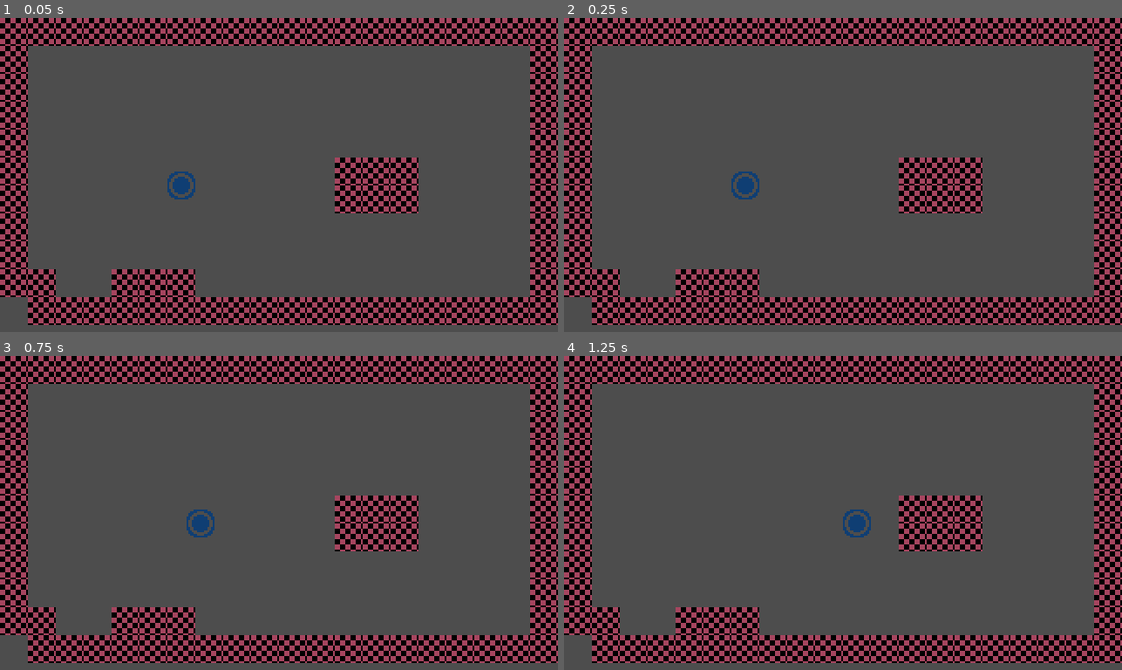
Above: before the commit, frames 1-4 (two rows, left to right).
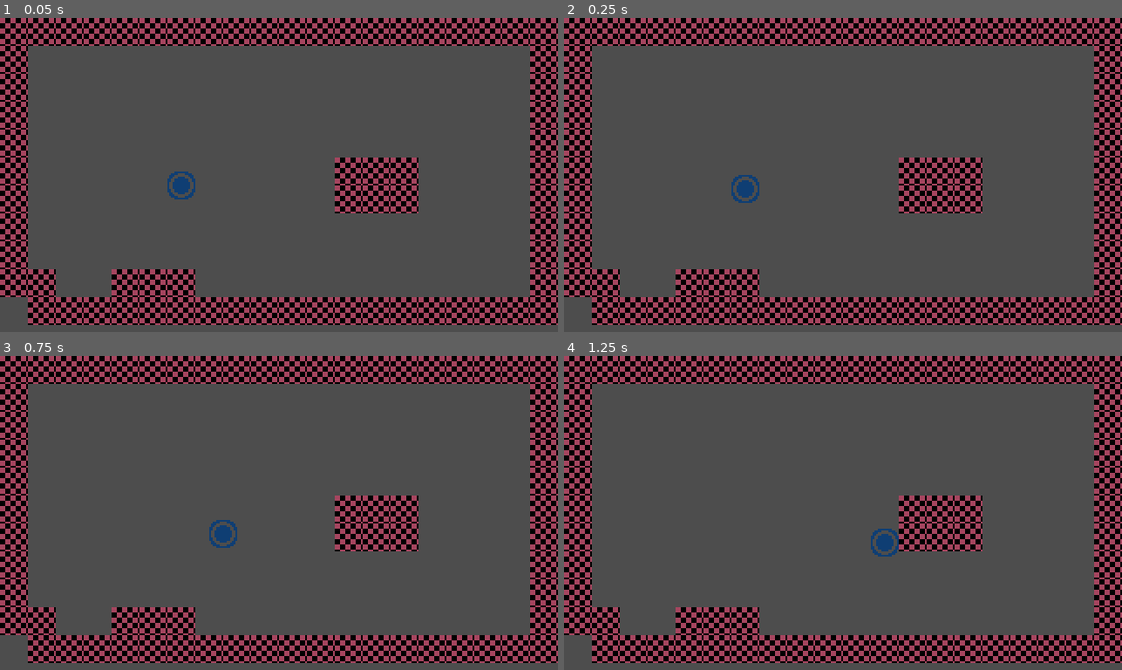
Above: after the commit, the same moments.

Repository: JesusRoberto64/club-creacion-de-vg
Game: Godot game, scene res://Escenas/Juguete_1/main.tscn
The game is run twice, just before and just after one commit, with the same random seed, the same clock (stepped at 60 frames per second) and the same inputs.
Inputs:
- Up to frame 1 (0.05 s): no input
- Up to frame 2 (0.25 s): no input
- Up to frame 3 (0.75 s): hold Right (ui_right) from 0.53 s (still down); tap Space (jump) at 0.6 s
- Up to frame 4 (1.25 s): keep holding Right (ui_right); tap Space (jump) at 0.77, 1.07 s

Frame 1 is identical in both runs. In frame 2, 0.2% of the frame differs, in the area x 30-35%, y 48-59%; in frame 3, 0.5%; in frame 4, 0.5%, in the area x 50-60%, y 48-64%.

Commit message:
experimental gravirymode branch

Diff:
--- a/Escenas/Juguete_1/main.tscn
+++ b/Escenas/Juguete_1/main.tscn
@@ -48,6 +48,8 @@
 [node name="player" type="CharacterBody2D" parent="."]
 position = Vector2(104, 96)
 script = ExtResource("1_k0ywn")
+maxVel = 120.0
+sprint = 37.0
 start_curve = SubResource("Curve_px5ei")
 end_curve = SubResource("Curve_m8e02")
 
--- a/Escenas/Juguete_1/player.gd
+++ b/Escenas/Juguete_1/player.gd
@@ -1,13 +1,18 @@
 extends CharacterBody2D
 
-enum STATE {FLOOR, FLY, FALLING}
+enum STATE { WALK, FLY, JUMPING, FALLING }
+var state = STATE.FALLING
+
 var maxJumpAir = 1
 var jumpedAir = 0
 
 var direction : Vector2 = Vector2.ZERO
 var lastDirection : Vector2 = Vector2.RIGHT
-var gravity = Vector2(0.0, 1.0) * 5.0
+var gravity = 8.6
+
+var baseMaxVel
 @export var maxVel = 100.0
+@export_range(0, 100, 0.1) var sprint : float = 20
 
 @export var start_curve : Curve = null
 @export var end_curve : Curve = null
@@ -15,6 +20,9 @@
 #Attack decay sustain realeace
 var accel = 0.0
 var curveValue = 0.0
+
+func _ready() -> void:
+	baseMaxVel = maxVel
 
 # Called every frame. 'delta' is the elapsed time since the previous frame.
 func _process(delta: float) -> void:
@@ -24,10 +32,21 @@
 	if Input.is_action_pressed("ui_left"):
 		direction.x = -1
 
-	if Input.is_action_pressed("ui_down"):
-		direction.y = 1
-	if Input.is_action_pressed("ui_up"):
-		direction.y = -1
+	#este es el sitema que se mueve en eje y
+	if state == STATE.FLY:
+		if Input.is_action_pressed("ui_down"):
+			direction.y = 1
+		if Input.is_action_pressed("ui_up"):
+			direction.y = -1
+	else:
+		if state == STATE.FALLING:
+			direction.y = 1
+
+		if Input.is_action_pressed("ui_up"):
+			if state == STATE.WALK:
+				print("jump")
+				state = STATE.JUMPING
+	#Quiciera que hubiera un
 
 	if direction.length() <= 0.0:
 		curveValue -= delta
@@ -42,11 +61,20 @@
 		lastDirection = direction
 
 	if Input.is_action_pressed("sprint"):
-		maxVel = 195
+		maxVel = baseMaxVel * (1 + sprint * 0.01)
 	else:
-		maxVel = 125
+		maxVel = baseMaxVel
 
 func _physics_process(delta: float) -> void:
+
+	if is_on_floor():
+		state = STATE.WALK
+	elif !is_on_floor() and state != STATE.FLY:
+		state = STATE.FALLING
+
+	#match state:
+		#STATE.FALLING:
+			#lastDirection.y = 1
 
 	if (is_on_floor() and direction.y > 0) or (is_on_ceiling() and direction.y < 0):
 		lastDirection.y = 0
@@ -54,7 +82,12 @@
 	if (direction.x > 0 and get_wall_adjusment() < 0) or (direction.x < 0 and get_wall_adjusment() > 0):
 		lastDirection.x = 0
 
-	velocity = lastDirection.normalized() * (accel*maxVel) * delta
+	if state == STATE.FLY:
+		velocity = lastDirection.normalized() * (accel*maxVel) * delta
+	else:
+		velocity.x = lastDirection.x * (accel*maxVel) * delta
+		velocity.y = lastDirection.y * gravity * delta
+		pass
 	move_and_slide()
 	move_and_collide(velocity)
 
